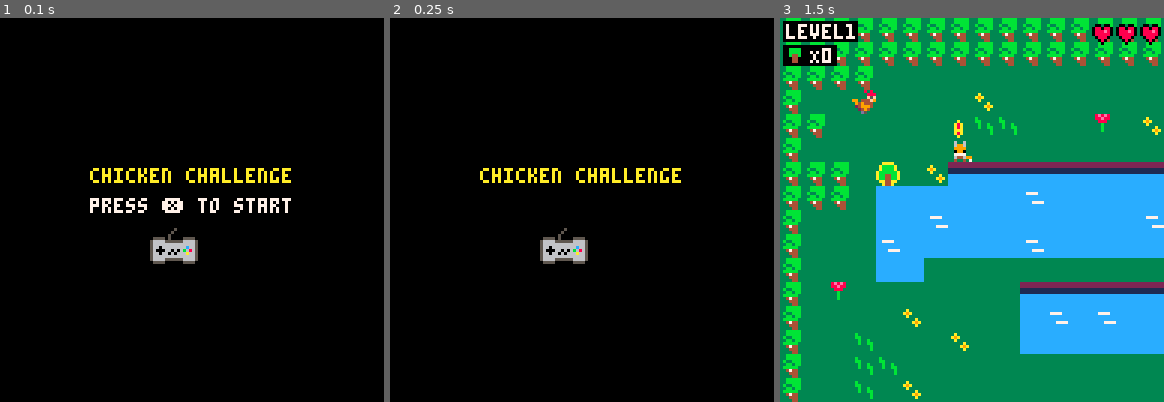
Above: before the commit, frames 1-3 (left to right).
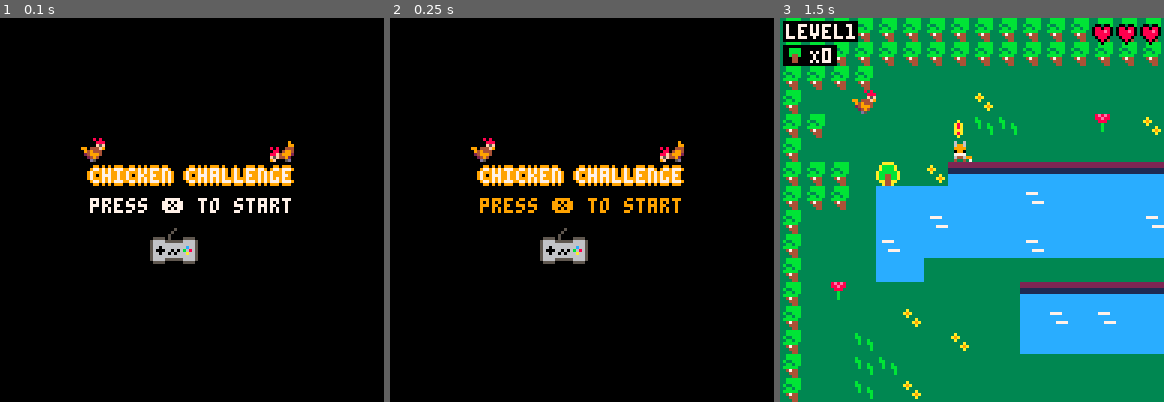
Above: after the commit, the same moments.

Repository: claireszt/pico8-chicken-challenge
Game: PICO-8 cartridge prototype.p8
The game is run twice, just before and just after one commit, with the same random seed, the same clock (stepped at 60 frames per second) and the same inputs.
Inputs:
- Up to frame 1 (0.1 s): no input
- Up to frame 2 (0.25 s): no input
- Up to frame 3 (1.5 s): tap X (X key) at 0.33, 1.07 s

The runs differ from the first frame. In frame 1, 2.8% of the frame differs, in the area x 21-77%, y 31-44%; in frame 2, 3.6%, in the area x 21-77%, y 31-51%; in frame 3, nothing differs.

Commit message:
clean code

Diff:
--- a/prototype.p8
+++ b/prototype.p8
@@ -20,7 +20,7 @@
 end
 
 function _update()
-	blink()
+	blink(9)
 	if state=="menu" then
 		update_menu()
 	elseif state=="game" then
@@ -51,8 +51,24 @@
 
 function draw_menu()
 	cls()
-	print("chicken challenge",30,50,10)
+	--chicken sprite
+	spr(1,27,40)
+	spr(2,90,40,1,1,true)
+
+
+	--outline title
+	print("chicken challenge",31,50,9)
+	print("chicken challenge",29,50,9)
+	print("chicken challenge",30,51,9)
+	print("chicken challenge",30,49,9)
+
+	--title
+	print("chicken challenge",30,50,7)
+
+	--text
 	print("press ❎ to start",30,60,blinkcol)
+
+	--sprite
 	spr(193,50,70)
 	spr(194,58,70)
 	spr(209,50,78)
@@ -77,7 +93,6 @@
 	draw_map()
 	draw_enemy()
 	draw_balls()
-	--overlay(first)
 	draw_player()
 	draw_ui()
 	draw_popup()
@@ -86,6 +101,8 @@
 -- wingame
 function update_wingame()
 	camera()
+
+	-- reset game
 	p.x=3
 	p.y=3
 	p.coin=0
@@ -98,6 +115,8 @@
 
 function draw_wingame()
 	cls()
+
+	-- text
 	print("congratulations, you win !",10,60,10)
 	spr(196,50,70)
 	spr(197,58,70)
@@ -111,6 +130,8 @@
 	camera()
 	p.x=3
 	p.y=3
+
+	-- reset game
 	p.coin=0
 	p.wood=0
 	p.water=0
@@ -180,24 +201,6 @@
 	sprite=mget(x,y)
 	mset(x,y,sprite+1)
 end
-
---function overlay(first)
-	--if first==true then
-	--	for x=64,(64+16) do
-			--for y=0,16 do
-
-				--if not
-				--((x>=p.x-1 and x<=p.x+1)
-				--and
-				--(y>=p.y-1 and y<=p.y+1))
-				--then
-				--spr(75,x*8,y*8,8,8)
-				--end
-
-			--end
-		--end
-	--end
---end
 
 function get_wood(x,y)
 	p.wood+=1
@@ -424,6 +427,7 @@
 		spr(25,119,1)
 		spr(26,111,1)
 		spr(26,103,1)
+		palt()
 	end
 end
 
@@ -657,13 +661,13 @@
 
 __gfx__
 000000000000808000000000000000000000000000000000000000000000000000000000ee0000eeeee0eeeeeee00eee00000000000000000000000000000000
-000000000000088800000000000000000000000000000000000000000000000000000000e0bbbb0eee0c0eeeee0aa0ee00000000000000000000000000000000
-0070070000000f5f00000000000000000000000000000000000000000000000000000000e0bbbb0ee0ccc0eee0aaaa0e00000000000000000000000000000000
-00077000990444f900000000000000000000000000000000000000000000000000000000e0b44b0e0ccccc0e0aaaa9a000000000000000000000000000000000
-000770000949444000000000000000000000000000000000000000000000000000000000ee0440ee0c7ccc0e0aaa9aa000000000000000000000000000000000
-007007000249994000000000000000000000000000000000000000000000000000000000ee0440eee0ccc0eee0aa9a0e00000000000000000000000000000000
-000000000024940000000000000000000000000000000000000000000000000000000000eee00eeeee000eeeee0aa0ee00000000000000000000000000000000
-00000000000d500000000000000000000000000000000000000000000000000000000000eeeeeeeeeeeeeeeeeee00eee00000000000000000000000000000000
+000000000000088809000000000000000000000000000000000000000000000000000000e0bbbb0eee0c0eeeee0aa0ee00000000000000000000000000000000
+0070070000000f5f99000000000000000000000000000000000000000000000000000000e0bbbb0ee0ccc0eee0aaaa0e00000000000000000000000000000000
+00077000990444f944400808000000000000000000000000000000000000000000000000e0b44b0e0ccccc0e0aaaa9a000000000000000000000000000000000
+000770000949444049940880000000000000000000000000000000000000000000000000ee0440ee0c7ccc0e0aaa9aa000000000000000000000000000000000
+007007000249994029994f88000000000000000000000000000000000000000000000000ee0440eee0ccc0eee0aa9a0e00000000000000000000000000000000
+000000000024940002944f5f000000000000000000000000000000000000000000000000eee00eeeee000eeeee0aa0ee00000000000000000000000000000000
+00000000000d50000d5000f9000000000000000000000000000000000000000000000000eeeeeeeeeeeeeeeeeee00eee00000000000000000000000000000000
 33333333333333333333333333bbbbb333aaaa33333333333333336d0000000000000000bbbbbbbbbbbbbbbb0000000000000000000000000000000000000000
 333333333b33333333a3333333bbbbb33abbbba333333333333336d30000000000000000bb00b00bbb00b00b0000000000000000000000000000000000000000
 333333333bb333333a9a33333b33bbb33abbbba333333333333336d30000000000000000b0880880b06606600000000000000000000000000000000000000000
@@ -673,7 +677,7 @@
 33333333333333b333333a33333444333aa44aa3333ff333556665b70000000000000000bbb080bbbbb060bb0000000000000000000000000000000000000000
 3333333333333333333333333333443333a44a3333444433355333590000000000000000bbbb0bbbbbbb0bbb0000000000000000000000000000000000000000
 cccccccc44444444cccccccc444444442222222244444444244422224444444400000000cccccccccccccccc2222222200000000000000000000000000000000
-cccccccc40004444cccccccc400044442222222240004444144111114000444400000000cccccccccccccccc2222222200000000000000000000000000000000
+cccccccc40004444cccccccc400044442222222240004444144441114000444400000000cccccccccccccccc2222222200000000000000000000000000000000
 cccccccc44400044cc7777cc444000441111111144400044444444cc4440004400000000cccccccccc7777cc1111111100000000000000000000000000000000
 cccccccc44444004cccccccc444440041111111144444004c444444c4444400400000000cccccccccccccccc1111111100000000000000000000000000000000
 cccccccc44444444cccccccc44444444cccccccc44444444c444444c4444444400000000cccccccccccccccccccccccc00000000000000000000000000000000
